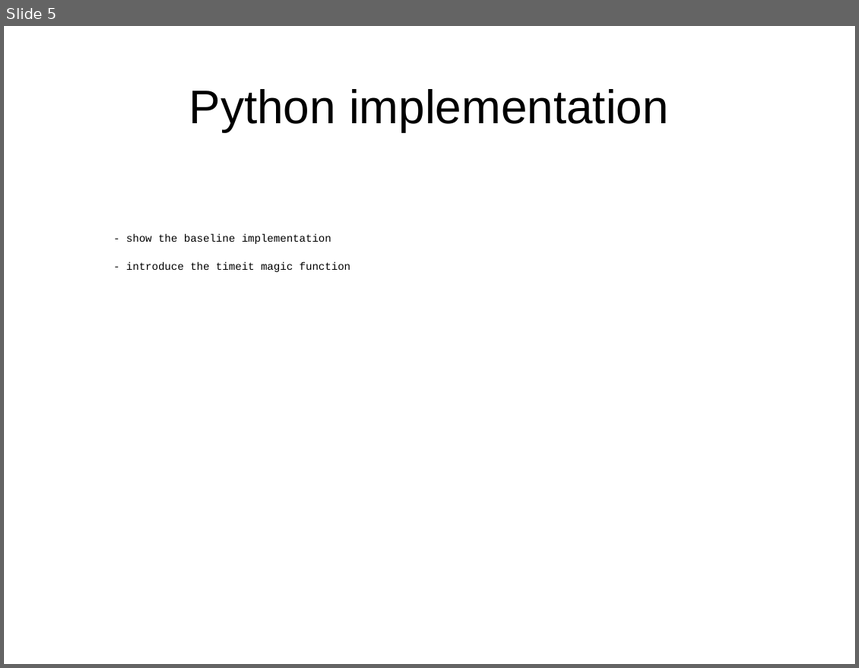
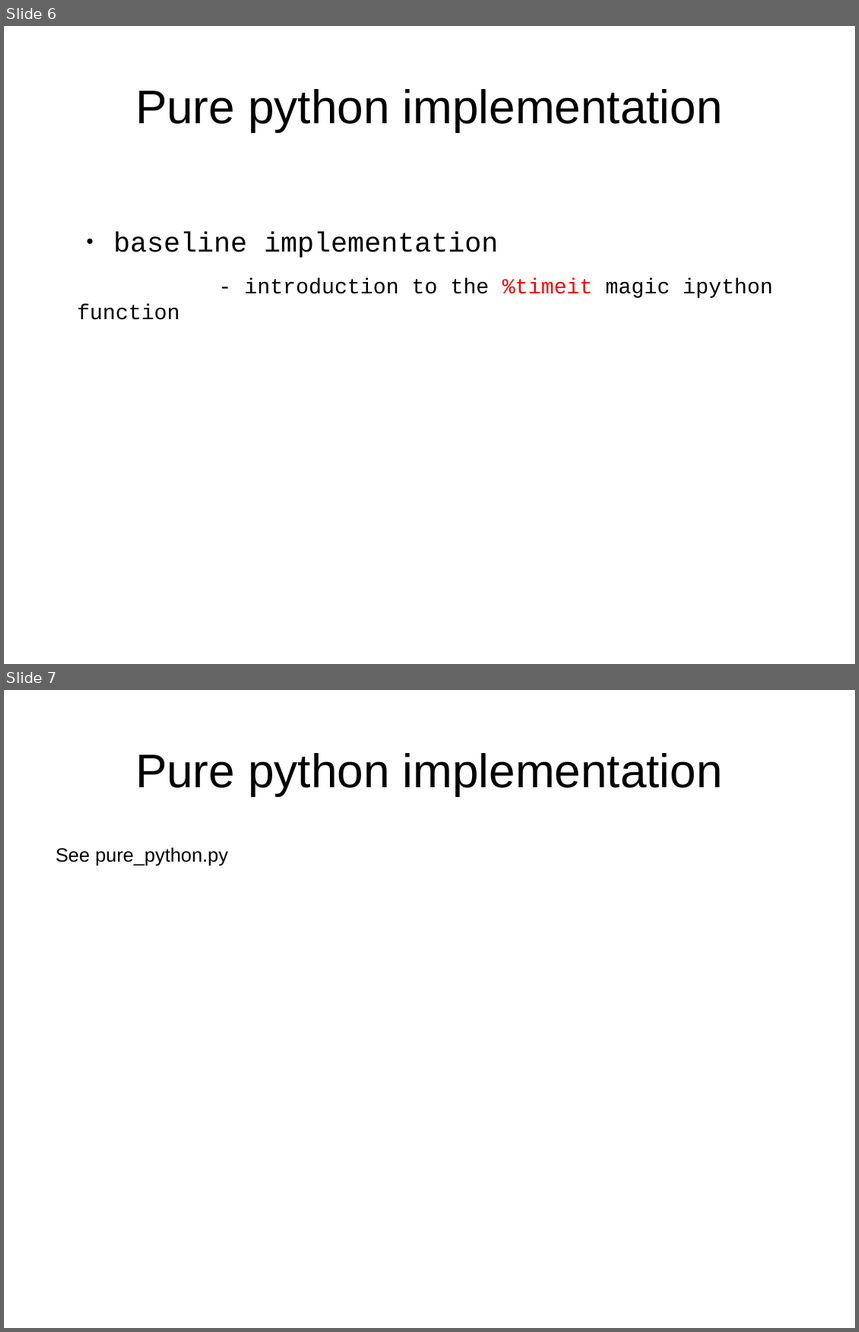
Before and after one commit to mherkazandjian/python_optimization_demo, a slide deck: 2017-10-11-developer_workshop_4_hans_on_optmization_with_python.odp. Shown one above the other, each under a label of ours: slide 5 before the commit, slides 6 and 7 after it. The pictures are 859x668 and 859x1332 pixels, drawn with LibreOffice and Linux fonts; fonts in the diff are those of the drawing. Boxes give left, top, right and bottom in pixels: in the first picture for what was removed or moved away, otherwise in the second. Text is boxed around its words. In the diff, an @@ line names an element or a change of style, - is before the commit and + after.

Commit message:
clean pure python example
add example to the notebook

```diff
--- a/2017-10-11-developer_workshop_4_hans_on_optmization_with_python.odp
+++ b/2017-10-11-developer_workshop_4_hans_on_optmization_with_python.odp
@@ slide 7 added at [4, 690, 855, 1328], background #FFFFFF @@
@@ title added at [135, 753, 723, 796], 44 pt, text #000000 @@
+Pure python implementation
@@ text added at [56, 847, 228, 866], 18 pt, text #000000 @@
+See pure_python.py
@@ what was slide 5 is now slide 6 @@
@@ slide 6 changed as well @@
@@ title at [135, 89, 723, 132]: text changed @@
-Python implementation
+Pure python implementation
@@ text at [77, 232, 773, 320]: text changed; size 10 to 20 pt @@
-- show the baseline implementation
-- introduce the timeit magic function
+● baseline implementation
+- introduction to the %timeit magic ipython function
```
Also in this commit, not shown: 5 other slides changed, 10 other slides added, 1 slide removed, 7 other files.
